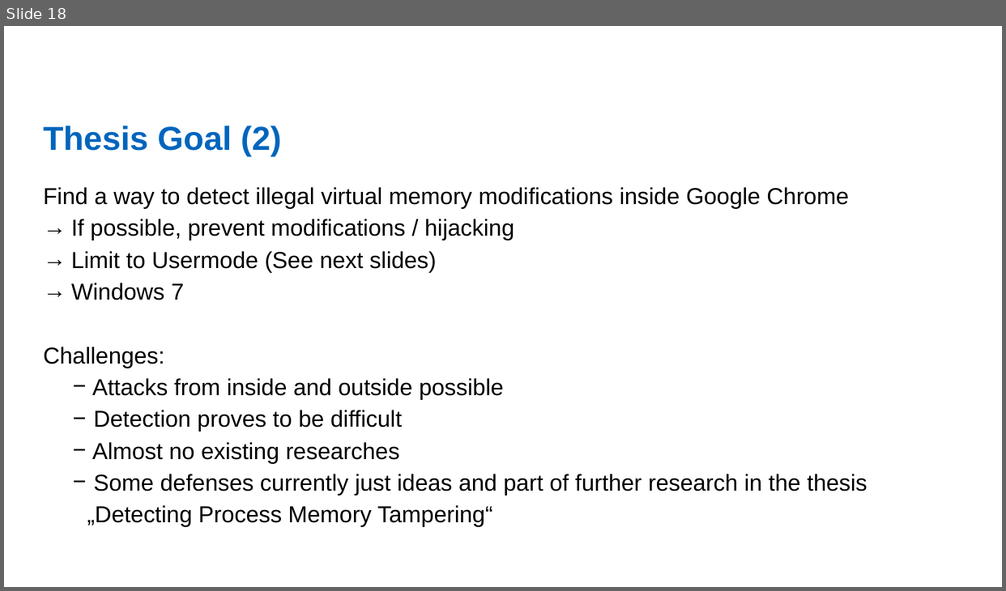
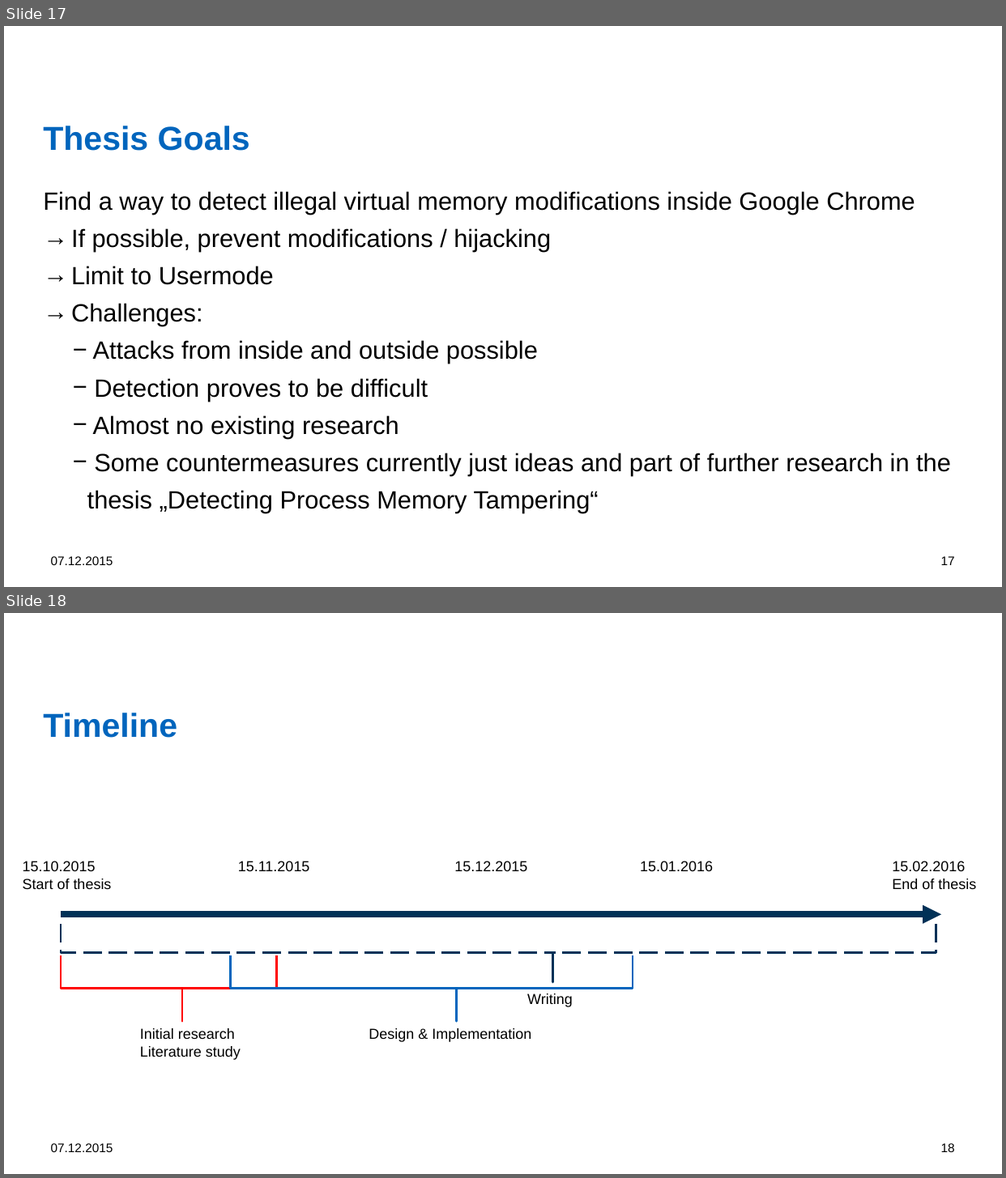
Before and after one commit to dennisfischer/bachelors-thesis, a slide deck: Presentations/Overview of illegal memory modifications - Attacks and Defenses.pptx. Shown one above the other, each under a label of ours: slide 18 before the commit, slides 17 and 18 after it. The pictures are 1006x591 and 1006x1178 pixels, drawn with LibreOffice and Linux fonts; fonts in the diff are those of the drawing; background and template pictures are left out. Boxes give left, top, right and bottom in pixels: in the first picture for what was removed or moved away, otherwise in the second. Text is boxed around its words. In the diff, an @@ line names an element or a change of style, - is before the commit and + after.

```diff
--- a/Presentations/Overview of illegal memory modifications - Attacks and Defenses.pptx
+++ b/Presentations/Overview of illegal memory modifications - Attacks and Defenses.pptx
@@ slide 18 added at (4,613,1002,1174), background #FFFFFF @@
@@ title added at (43,713,177,738), 32 pt, text #0065BD, bold @@
+Timeline
@@ text added at (23,861,112,889), 14 pt, text #000000 @@
+15.10.2015
+Start of thesis
@@ text added at (238,861,310,871), 14 pt, text #000000 @@
+15.11.2015
@@ text added at (454,861,527,871), 14 pt, text #000000 @@
+15.12.2015
@@ text added at (640,861,713,871), 14 pt, text #000000 @@
+15.01.2016
@@ text added at (892,861,976,889), 14 pt, text #000000 @@
+15.02.2016
+End of thesis
@@ arrow added from (61, 914) to (941, 914), #003257 6 pt @@
@@ right brace added at (61,924,936,982), outline #003257 2.25 pt dashed @@
@@ right brace added at (60,956,276,1022), outline #FF0000 2.25 pt @@
@@ right brace added at (231,956,633,1022), outline #0065BD 2.25 pt @@
@@ text added at (527,994,573,1007), 14 pt, text #000000 @@
+Writing
@@ text added at (140,1029,241,1060), 14 pt, text #000000 @@
+Initial research
+Literature study
@@ text added at (368,1029,531,1042), 14 pt, text #000000 @@
+Design & Implementation
@@ text added at (51,1144,113,1152), 12 pt, text #000000 @@
+07.12.2015
@@ page number added at (941,1144,955,1152), 12 pt, text #000000 @@
+18
@@ what was slide 18 is now slide 17 @@
@@ slide 17 changed as well @@
@@ title at (43,126,250,151): text changed @@
-Thesis Goal (2)
+Thesis Goals
@@ text at (43,191,915,401): size 22.2 to 24 pt in "Find a way to detect illegal virtual ...", "If possible, prevent modifications / hijacking", "Challenges:", "Attacks from inside and outside possible" and 1 more places; line spacing 1.15 to 1.25; bullet none to → @@
@@ text at (71,266,274,285): text changed; size 22.2 to 24 pt @@
-→ Limit to Usermode (See next slides)
-→ Windows 7
+→ Limit to Usermode
@@ text at (87,416,951,514): text changed; size 22.2 to 24 pt @@
-      − Almost no existing researches
-      − Some defenses currently just ideas and part of further research in the thesis
-        „Detecting Process Memory Tampering“
+      − Almost no existing research
+      − Some countermeasures currently just ideas and part of further research in the thesis „Detecting Process Memory Tampering“
@@ text added at (51,557,113,565), 12 pt, text #000000 @@
+07.12.2015
@@ page number added at (941,557,955,565), 12 pt, text #000000 @@
+17
```
Also in this commit, not shown: 10 other slides changed, 6 other slides added, 8 slides removed, 15 other files.
